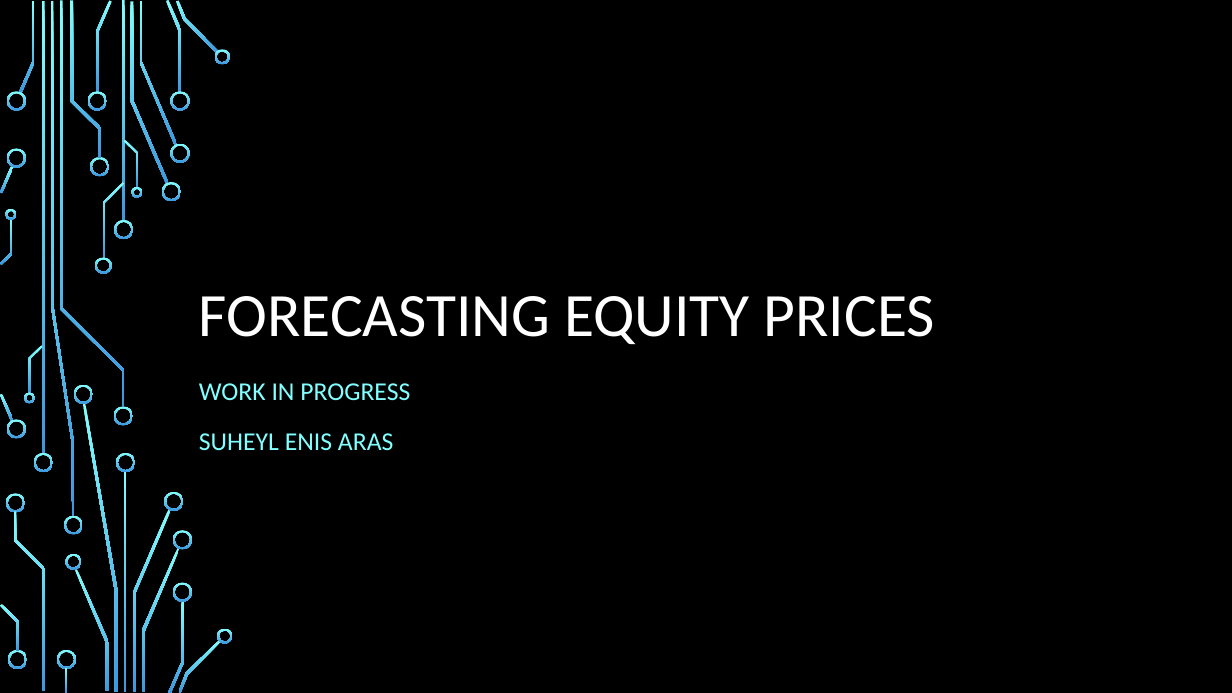
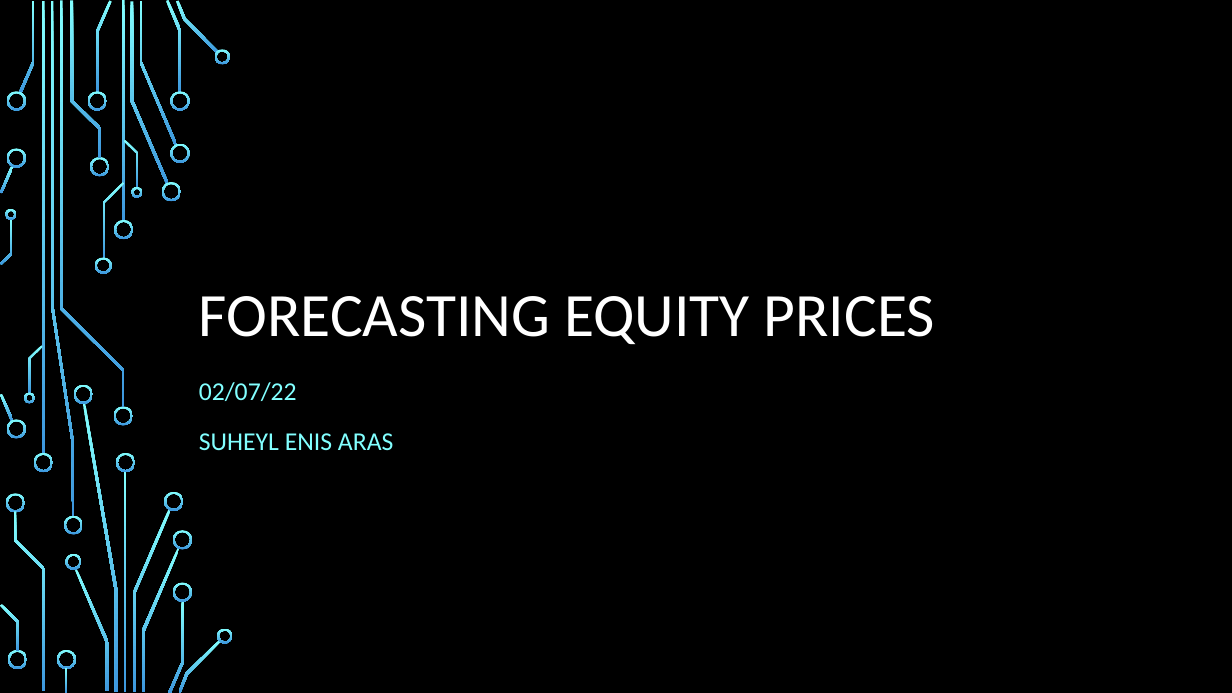
Before and after one commit to enisaras/RLOnEquities-Research, a slide deck: slide 1 of presentations/Week2_forecasting.pptx. Drawn at 1232x693 pixels with LibreOffice and Linux fonts; fonts in the diff are those of the drawing; background and template pictures are left out. Boxes give left, top, right and bottom in pixels: in the first picture for what was removed or moved away, otherwise in the second. Text is boxed around its words. In the diff, an @@ line names an element or a change of style, - is before the commit and + after.

```diff
--- a/presentations/Week2_forecasting.pptx
+++ b/presentations/Week2_forecasting.pptx
@@ subtitle at (x1=199, y1=382, x2=297, y2=401): text changed @@
-WORK IN PROGRESS
+02/07/22
```
Also in this commit, not shown: 11 slides added, 8 other files.
